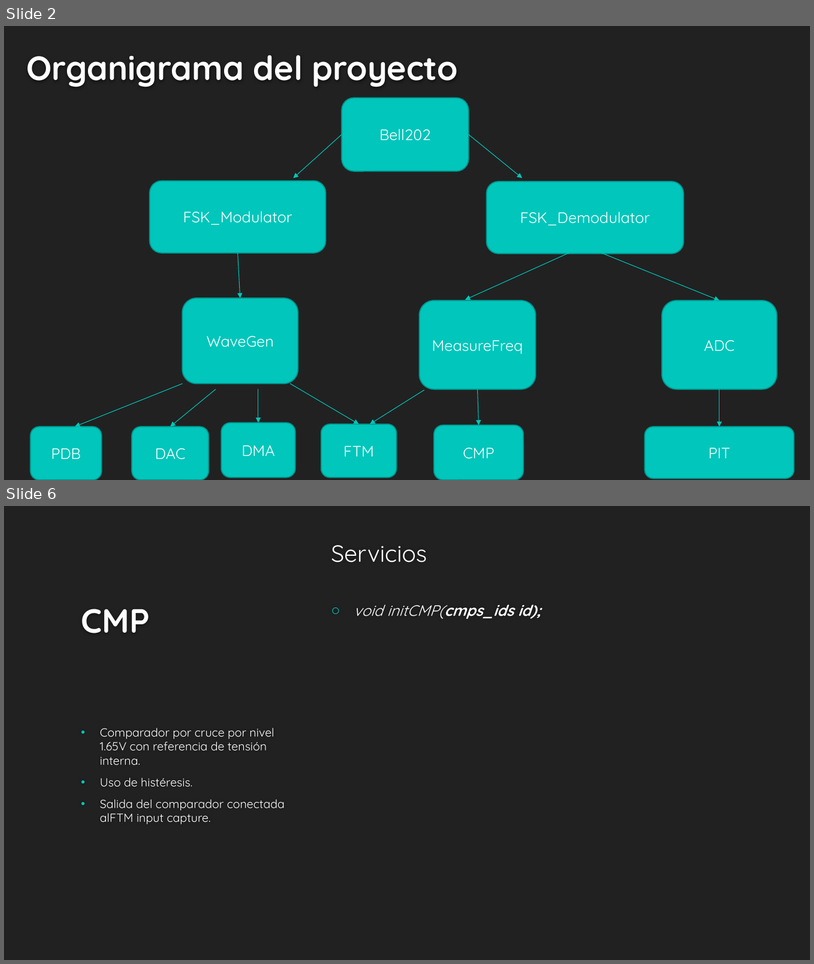
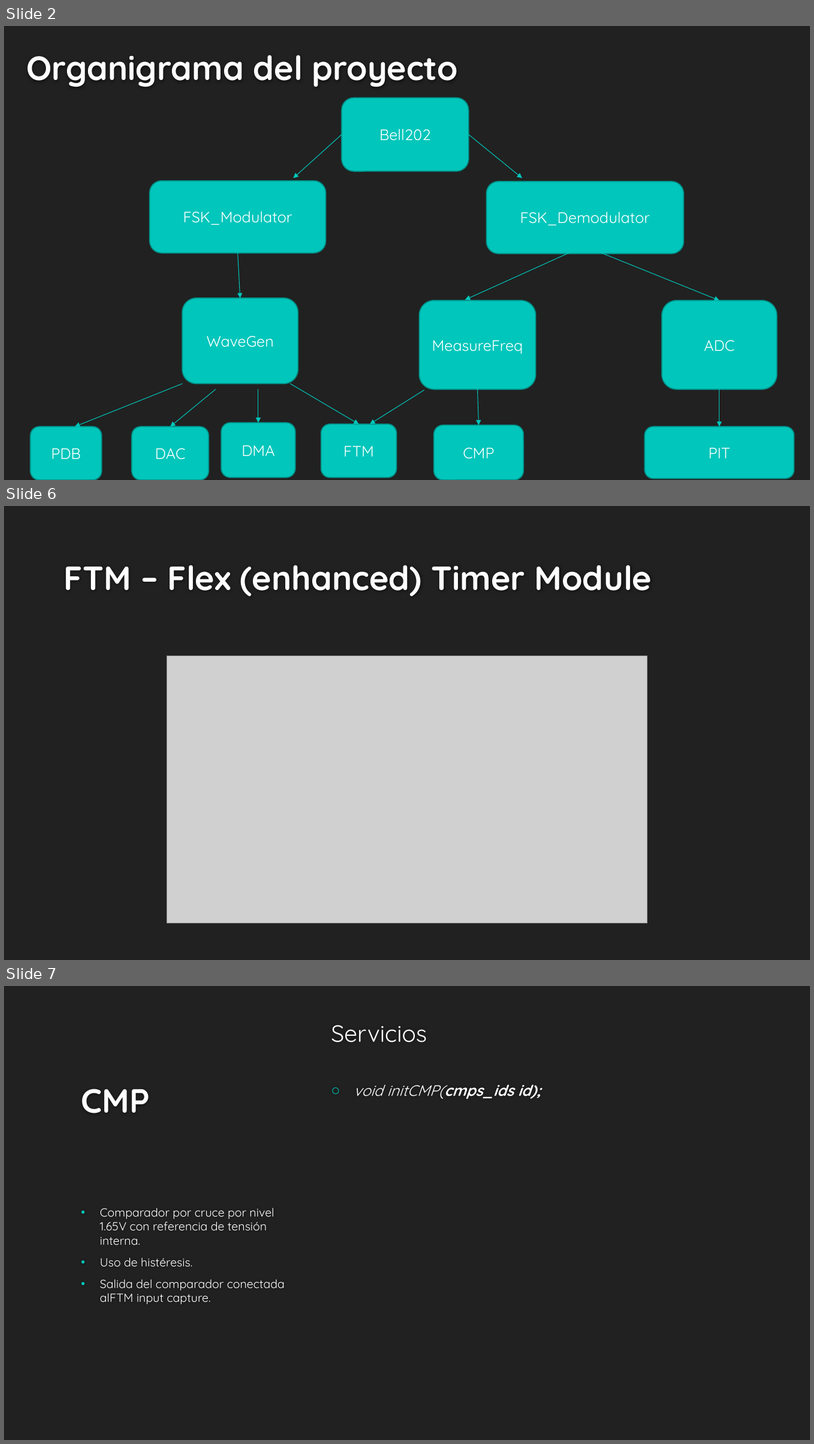
Before and after one commit to alexandrufedco92/TP3-LABmicros, a slide deck: TP N°3-PPT.pptx. Shown one above the other, each under a label of ours: slides 2 and 6 before the commit, slides 2, 6 and 7 after it; the slides between them are not shown. The pictures are 814x964 and 814x1444 pixels, drawn with LibreOffice and Linux fonts; fonts in the diff are those of the drawing; grey boxes stand for pictures; background and template pictures are left out. Boxes give left, top, right and bottom in pixels: in the first picture for what was removed or moved away, otherwise in the second. Text is boxed around its words. In the diff, an @@ line names an element or a change of style, - is before the commit and + after.

```diff
--- a/TP N°3-PPT.pptx
+++ b/TP N°3-PPT.pptx
@@ slide 6 added at <box>4,506,810,960</box>, background #212121 @@
@@ title added at <box>63,565,652,596</box>, 40 pt, text #FEFEFE, bold @@
+FTM – Flex (enhanced) Timer Module
@@ picture added at <box>167,656,647,924</box> @@
@@ what was slide 6 is now slide 7 @@
```
Also in this commit, not shown: 3 slides changed, 3 other slides added, 2 slides removed, 1 other file.
